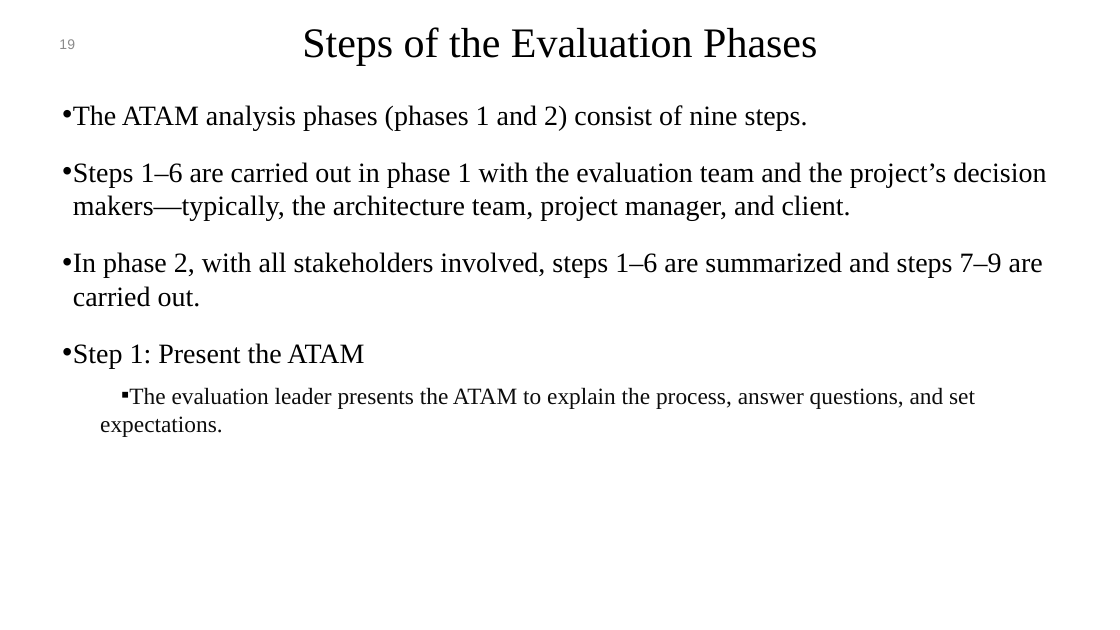
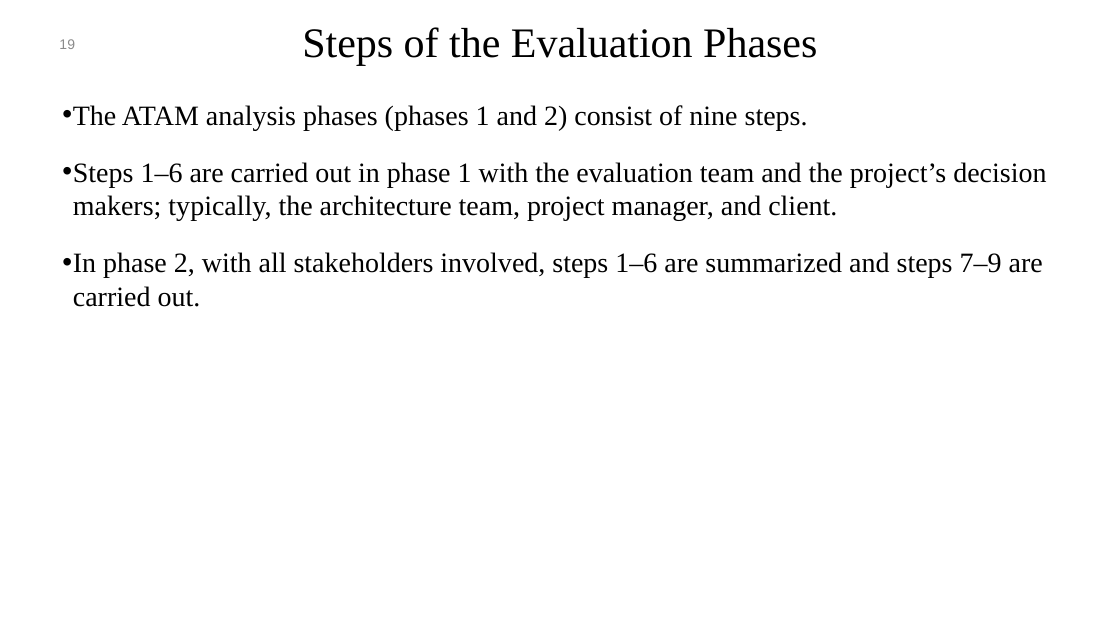
Before and after one commit to mohamad-khorsandi/slides-of-software-architecture-in-practice-4th-ed, a slide deck: slide 19 of chapter 21.pptx. Drawn at 1120x630 pixels with LibreOffice and Linux fonts; fonts in the diff are those of the drawing; background and template pictures are left out. Boxes give left, top, right and bottom in pixels: in the first picture for what was removed or moved away, otherwise in the second. Text is boxed around its words. In the diff, an @@ line names an element or a change of style, - is before the commit and + after.

```diff
--- a/chapter 21.pptx
+++ b/chapter 21.pptx
@@ text at (x1=73, y1=162, x2=1046, y2=221): text changed @@
-• Steps 1–6 are carried out in phase 1 with the evaluation team and the project’s decision makers—typically, the architecture team, project manager, and client.
+• Steps 1–6 are carried out in phase 1 with the evaluation team and the project’s decision makers; typically, the architecture team, project manager, and client.
@@ text at (x1=73, y1=343, x2=975, y2=437): paragraphs removed @@
-• Step 1: Present the ATAM
-  ▪ The evaluation leader presents the ATAM to explain the process, answer questions, and set expectations.
```
Also in this commit, not shown: 15 other slides changed, 1 slide added, 7 other files.
